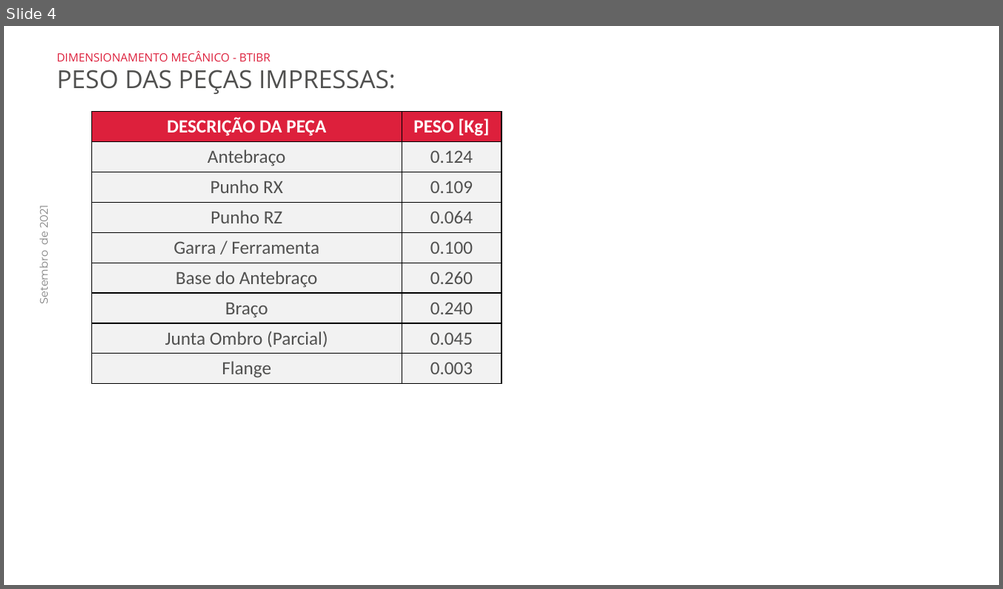
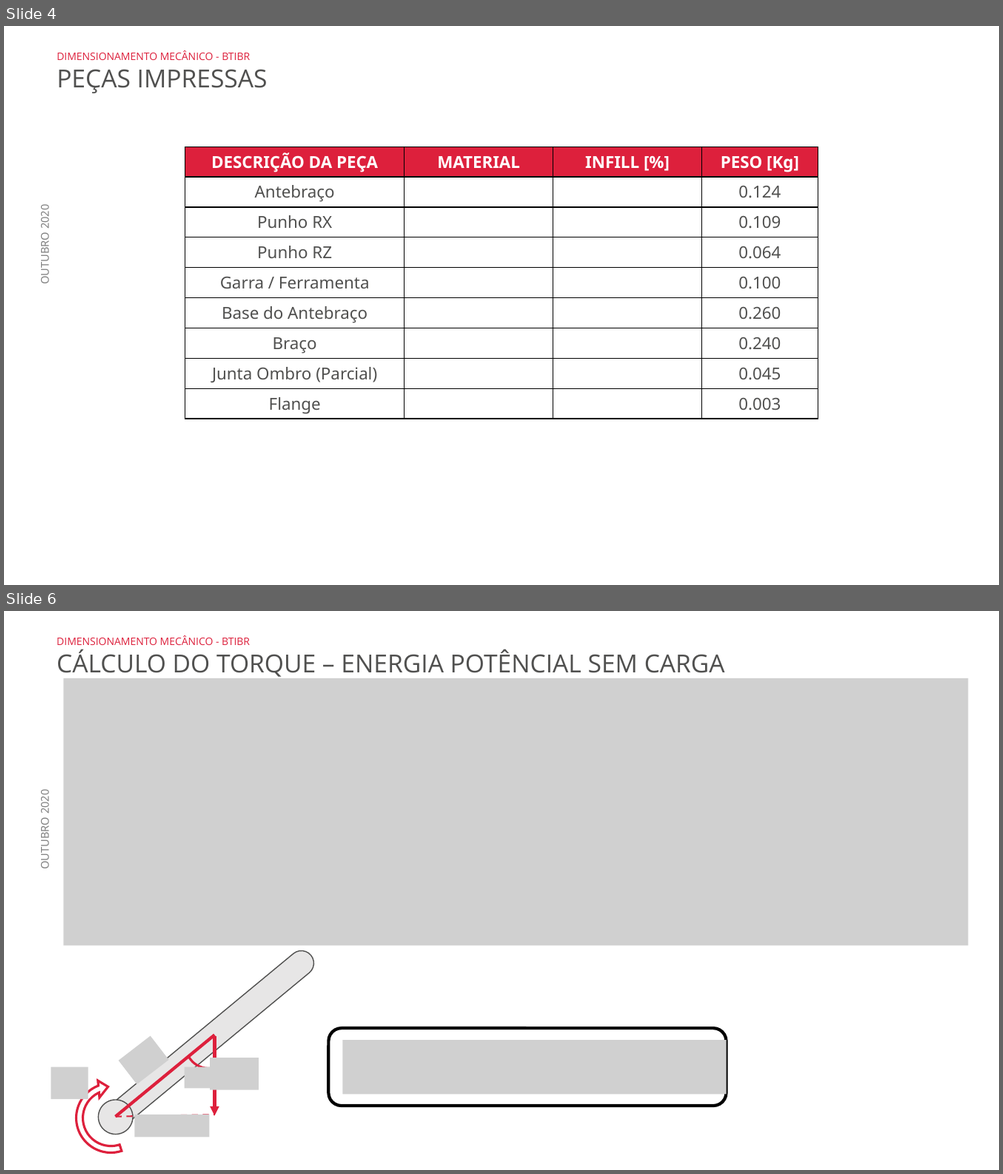
Before and after one commit to BTIBR/Projeto-Mecanico, a slide deck: Arquivos Gerais/Análises e Cálculos/Dimensionamento Mecânico BTIBR.pptx. Shown one above the other, each under a label of ours: slide 4 before the commit, slides 4 and 6 after it; the slides between them are not shown. The pictures are 1003x589 and 1003x1174 pixels, drawn with LibreOffice and Linux fonts; fonts in the diff are those of the drawing; grey boxes stand for pictures; background and template pictures are left out. Boxes give left, top, right and bottom in pixels: in the first picture for what was removed or moved away, otherwise in the second. Text is boxed around its words. In the diff, an @@ line names an element or a change of style, - is before the commit and + after.

Commit message:
Update do Dimensionamento

```diff
--- a/Arquivos Gerais/Análises e Cálculos/Dimensionamento Mecânico BTIBR.pptx
+++ b/Arquivos Gerais/Análises e Cálculos/Dimensionamento Mecânico BTIBR.pptx
@@ slide 6 added at <box>4,611,999,1170</box>, background picture (left out); not listed: 1 template element that a slide beside it also shows @@
@@ text added at <box>57,635,725,679</box>, 24 pt, text #50504F @@
+DIMENSIONAMENTO MECÂNICO - BTIBR
+CÁLCULO DO TORQUE – ENERGIA POTÊNCIAL SEM CARGA
@@ picture added at <box>64,678,968,946</box> @@
@@ rounded rectangle added at <box>329,1029,726,1106</box>, fill #FFFFFF, outline #000000 3 pt @@
@@ picture added at <box>343,1040,726,1094</box> @@
@@ group added at <box>51,946,318,1161</box>: 5 pictures, 2 lines, 1 rounded rectangle, 1 ellipse, 1 arrow, 1 arc (boxed as its full ellipse), 1 circular arrow @@
@@ slide 4 changed as well @@
@@ text at <box>57,69,267,93</box>: text changed @@
-PESO DAS PEÇAS IMPRESSAS:
+PEÇAS IMPRESSAS
@@ text at <box>57,50,250,60</box>: size 11 to 10 pt in "DIMENSIONAMENTO MECÂNICO - BTIBR" @@
@@ table at <box>185,147,817,419</box> @@
+column 2: MATERIAL |  |  |  |  |  |  |  | 
+column 3: INFILL [%] |  |  |  |  |  |  |  | 
@@ table: place and size @@
-table at <box>91,112,502,384</box>
+table at <box>185,147,817,419</box>
@@ text removed at <box>36,207,51,304</box> @@
-Setembro de 2021
@@ text added at <box>37,207,52,284</box>, 10.5 pt, text #808080 @@
+OUTUBRO 2020
```
Also in this commit, not shown: 7 other slides changed, 12 other slides added, 44 other files.
